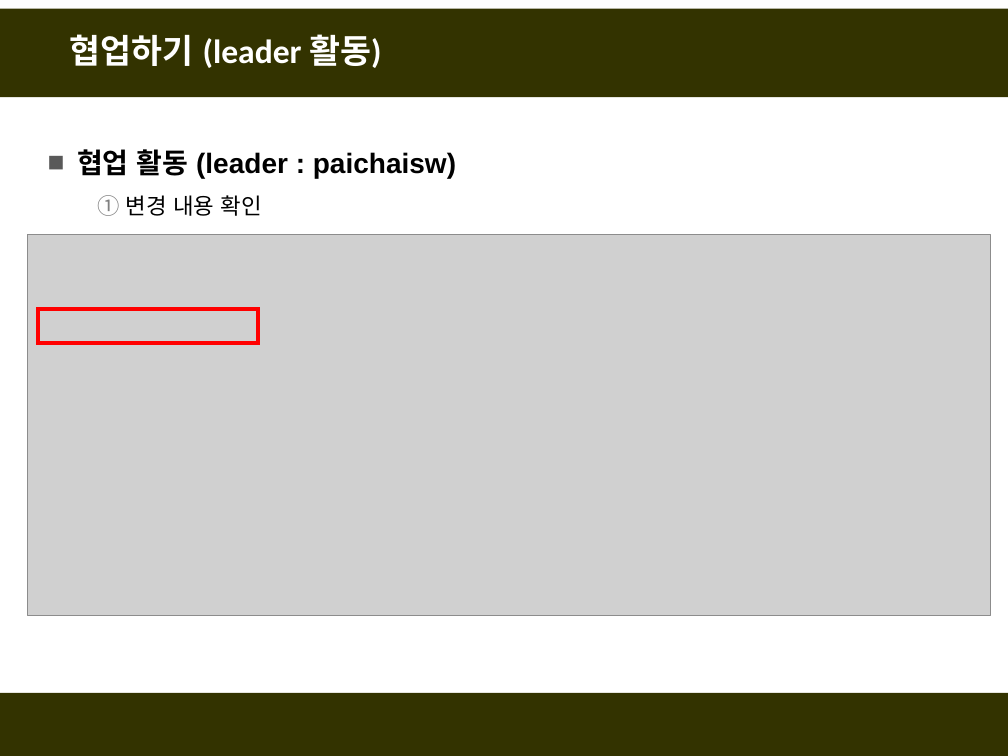
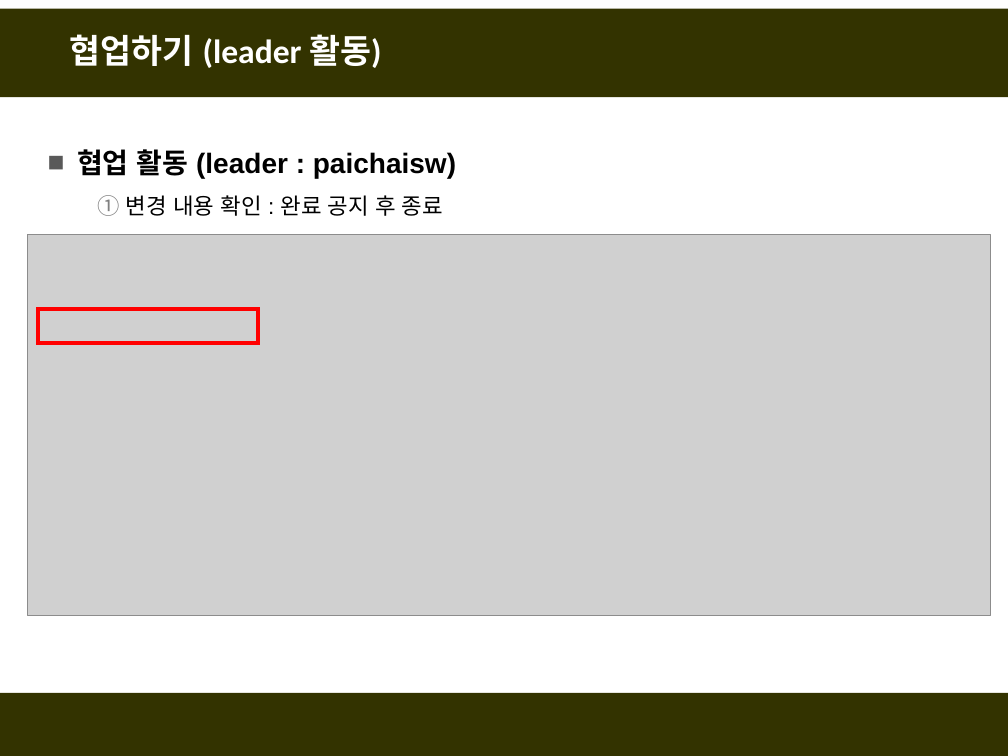
Before and after one commit to fasthill/github-lecture, a slide deck: slide 29 of git및github첫걸음4-협업하기.pptx. Drawn at 1008x756 pixels with LibreOffice and Linux fonts; fonts in the diff are those of the drawing; grey boxes stand for pictures. Boxes give left, top, right and bottom in pixels: in the first picture for what was removed or moved away, otherwise in the second. Text is boxed around its words. In the diff, an @@ line names an element or a change of style, - is before the commit and + after.

```diff
--- a/git및github첫걸음4-협업하기.pptx
+++ b/git및github첫걸음4-협업하기.pptx
@@ text at box(126, 195, 443, 216): text changed @@
-  1. 변경 내용 확인
+  1. 변경 내용 확인 : 완료 공지 후 종료
```
Also in this commit, not shown: 6 other slides changed, 2 slides added.
